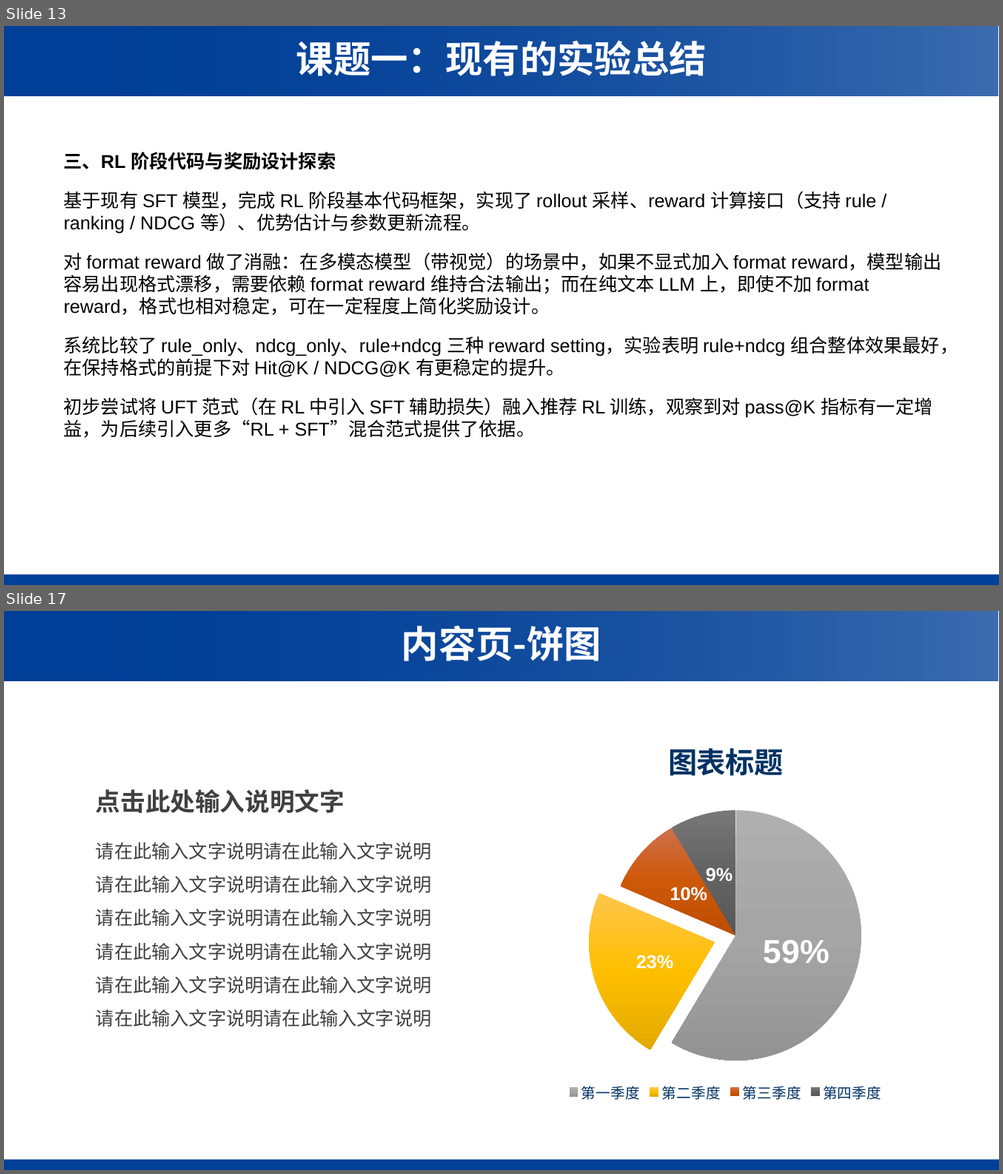
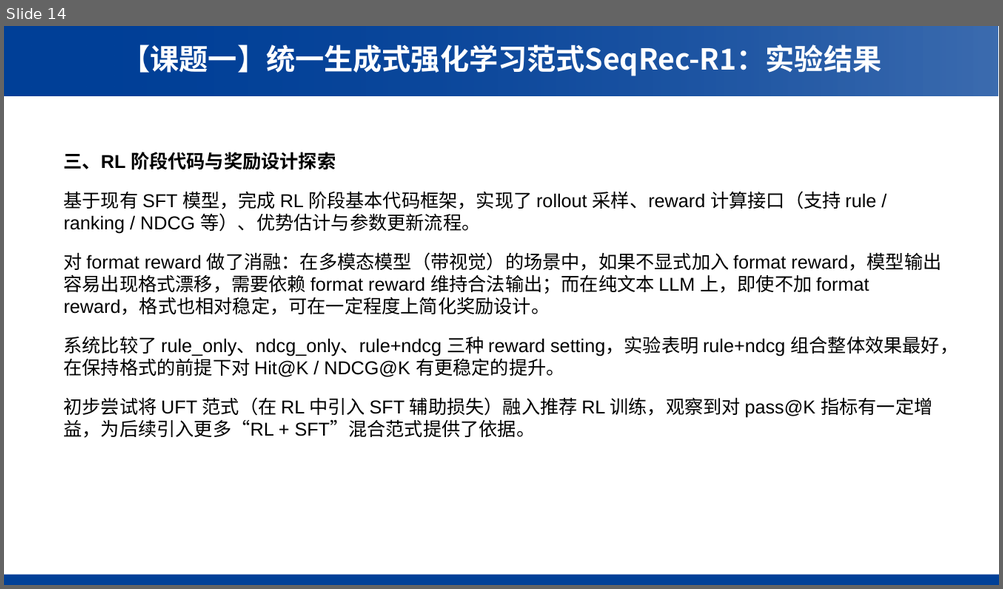
Before and after one commit to WncFht/GRec_public, a slide deck: 中期汇报.pptx. Shown one above the other, each under a label of ours: slides 13 and 17 before the commit, slide 14 after it; the slides between them are not shown. The pictures are 1003x1174 and 1003x589 pixels, drawn with LibreOffice and Linux fonts; fonts in the diff are those of the drawing; background and template pictures are left out. Boxes give left, top, right and bottom in pixels: in the first picture for what was removed or moved away, otherwise in the second. Text is boxed around its words. In the diff, an @@ line names an element or a change of style, - is before the commit and + after.

```diff
--- a/中期汇报.pptx
+++ b/中期汇报.pptx
@@ slide 17 removed at [4,611,999,1170], background #FFFFFF; not listed: 3 template elements that a slide beside it also shows @@
@@ text removed at [401,625,602,661] @@
-内容页-饼图
@@ pie chart removed at [483,719,969,1105] @@
-title "图表标题"
-categories: 第一季度, 第二季度, 第三季度, 第四季度
-Series 1: 59, 23, 10, 9
@@ text removed at [96,789,344,813] @@
-点击此处输入说明文字
@@ text removed at [96,843,432,1027] @@
-请在此输入文字说明请在此输入文字说明请在此输入文字说明请在此输入文字说明请在此输入文字说明请在此输入文字说明请在此输入文字说明请在此输入文字说明请在此输入文字说明请在此输入文字说明请在此输入文字说明请在此输入文字说明
@@ what was slide 13 is now slide 14 @@
@@ slide 14 changed as well @@
@@ text at [122,44,882,76]: text changed; size 36 to 28 pt @@
-课题一：现有的实验总结
+【课题一】统一生成式强化学习范式SeqRec-R1：实验结果
```
Also in this commit, not shown: 5 other slides changed, 14 slides added, 26 other slides removed.
